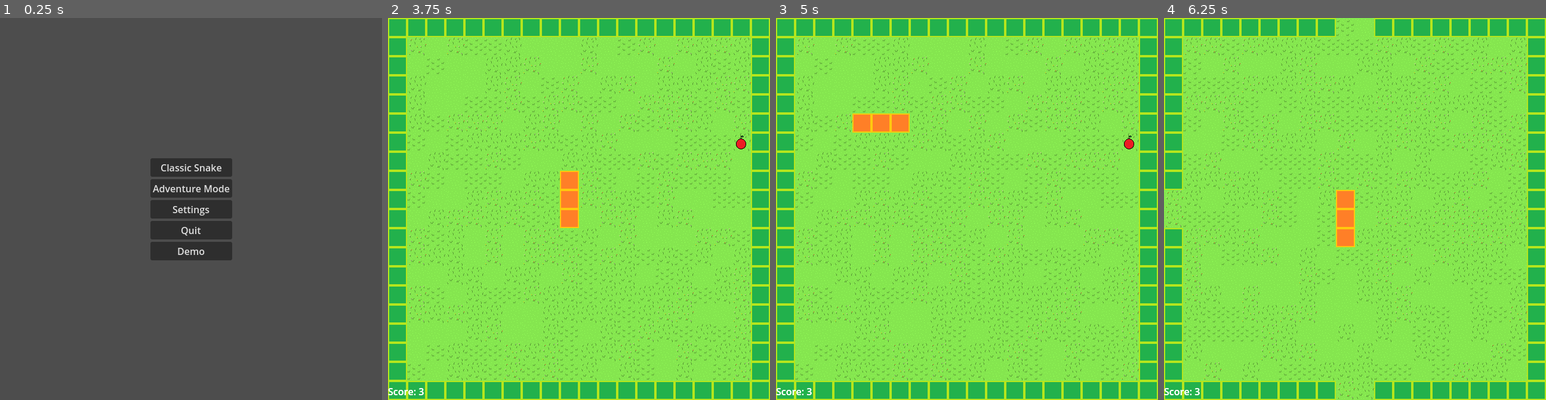
Above: before the commit, frames 1-4 (left to right).
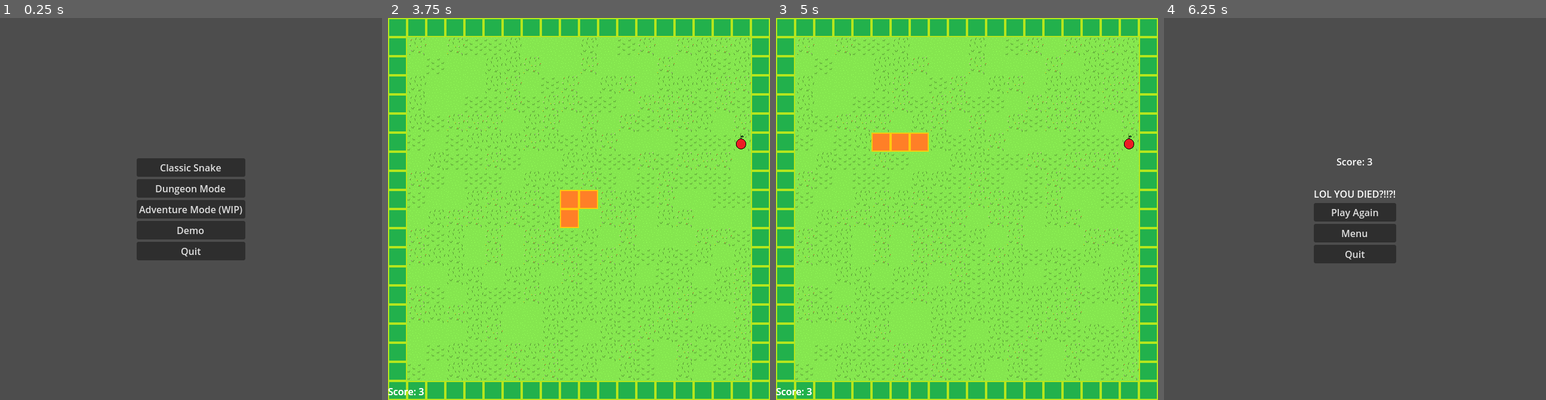
Above: after the commit, the same moments.

Repository: sethbabauta/snake-run
Game: Godot game, scene res://Scenes/menu.tscn
The game is run twice, just before and just after one commit, with the same random seed, the same clock (stepped at 60 frames per second) and the same inputs.
Inputs (mouse positions are in pixels of both pictures, inside the frame that each line leads up to):
- Up to frame 1 (0.25 s): no input
- Up to frame 2 (3.75 s): click (579, 189) at 0.5 s, where only the run after the commit has a clickable "Dungeon Mode"; tap Enter at 1.25, 2.75 s; hold D (turn_right) 1.28-2.03 s; hold Shift (drop_item) 1.28-2.03 s; tap Space (use_item) at 2, 2.1, 3.5, 3.6 s; hold S (turn_down) 2.03-2.78 s; hold D (turn_right) 2.78-3.53 s; hold Shift (drop_item) 2.78-3.53 s; hold W (turn_up) from 3.53 s (still down)
- Up to frame 3 (5 s): release W (turn_up) at 4.28 s; hold A (turn_left) from 4.28 s (still down); hold Shift (drop_item) from 4.28 s (still down)
- Up to frame 4 (6.25 s): release Shift (drop_item) at 5.03 s; tap Space (use_item) at 5.1 s; release A (turn_left) at 5.75 s; click (1355, 212) at 5.75 s, where only the run before the commit has a clickable "Play Again"

The runs differ from the first frame. In frame 1, 2.4% of the frame differs, in the area x 35-65%, y 36-64%; in frame 2, 0.5%; in frame 3, 1.5%; in frame 4, 100%, in the area x 0-100%, y 0-100%.

Commit message:
buffer input

Diff:
--- a/Scenes/menu.tscn
+++ b/Scenes/menu.tscn
@@ -11,7 +11,7 @@
 grow_vertical = 2
 script = ExtResource("1_a7i57")
 classic_scene = "res://Scenes/classic.tscn"
-adventure_scene = "res://Scenes/adventure.tscn"
+dungeon_scene = "res://Scenes/adventure.tscn"
 demo_scene = "res://Scenes/demo.tscn"
 
 [node name="VBoxContainer" type="VBoxContainer" parent="."]
@@ -32,23 +32,24 @@
 layout_mode = 2
 text = "Classic Snake"
 
+[node name="StartDungeon" type="Button" parent="VBoxContainer"]
+layout_mode = 2
+text = "Dungeon Mode"
+
 [node name="StartAdventure" type="Button" parent="VBoxContainer"]
 layout_mode = 2
-text = "Adventure Mode"
+text = "Adventure Mode (WIP)"
 
-[node name="Settings" type="Button" parent="VBoxContainer"]
+[node name="Demo" type="Button" parent="VBoxContainer"]
 layout_mode = 2
-text = "Settings"
+text = "Demo"
 
 [node name="Quit" type="Button" parent="VBoxContainer"]
 layout_mode = 2
 text = "Quit"
 
-[node name="Demo" type="Button" parent="VBoxContainer"]
-layout_mode = 2
-text = "Demo"
-
 [connection signal="pressed" from="VBoxContainer/StartClassic" to="." method="_on_start_classic_pressed"]
+[connection signal="pressed" from="VBoxContainer/StartDungeon" to="." method="_on_start_dungeon_pressed"]
 [connection signal="pressed" from="VBoxContainer/StartAdventure" to="." method="_on_start_adventure_pressed"]
+[connection signal="pressed" from="VBoxContainer/Demo" to="." method="_on_demo_pressed"]
 [connection signal="pressed" from="VBoxContainer/Quit" to="." method="_on_quit_pressed"]
-[connection signal="pressed" from="VBoxContainer/Demo" to="." method="_on_demo_pressed"]
--- a/Scripts/components.gd
+++ b/Scripts/components.gd
@@ -417,6 +417,8 @@
 
 class PlayerControlled extends Component:
 	var last_direction_moved: String = "0"
+	var next_direction_queued: String = "0"
+	var has_moved: bool = true
 
 
 	func _init(name: String, game_object: GameObject = null) -> void:
@@ -453,11 +455,19 @@
 			"turn_right":
 				new_direction = "E"
 
+		if event.parameters.get("direction"):
+			new_direction = event.parameters.get("direction")
+
+		if not has_moved:
+			next_direction_queued = new_direction
+			return
+
 		if not _is_opposite_direction(
 				self.last_direction_moved,
 				new_direction,
 		):
 			event.parameters["direction"] = new_direction
+			has_moved = false
 		else:
 			event.parameters["direction"] = "0"
 
@@ -491,7 +501,16 @@
 
 
 	func _save_direction(event: Event) -> void:
-		self.last_direction_moved = event.parameters.get("direction")
+		last_direction_moved = event.parameters.get("direction")
+		has_moved = true
+
+		if next_direction_queued != "0":
+			event.queue_after_effect(
+					game_object,
+					Event.new("ChangeDirection", {"direction": next_direction_queued}),
+					event,
+			)
+			next_direction_queued = "0"
 
 
 class Poisonous extends Component:
--- a/Scripts/menu.gd
+++ b/Scripts/menu.gd
@@ -1,6 +1,7 @@
 class_name Menu extends Control
 
 @export_file("*.tscn") var classic_scene
+@export_file("*.tscn") var dungeon_scene
 @export_file("*.tscn") var adventure_scene
 @export_file("*.tscn") var demo_scene
 
@@ -9,8 +10,13 @@
 	get_tree().change_scene_to_file(classic_scene)
 
 
+func _on_start_dungeon_pressed() -> void:
+	get_tree().change_scene_to_file(dungeon_scene)
+
+
 func _on_start_adventure_pressed() -> void:
-	get_tree().change_scene_to_file(adventure_scene)
+	pass
+	#get_tree().change_scene_to_file(adventure_scene)
 
 
 func _on_quit_pressed() -> void:
